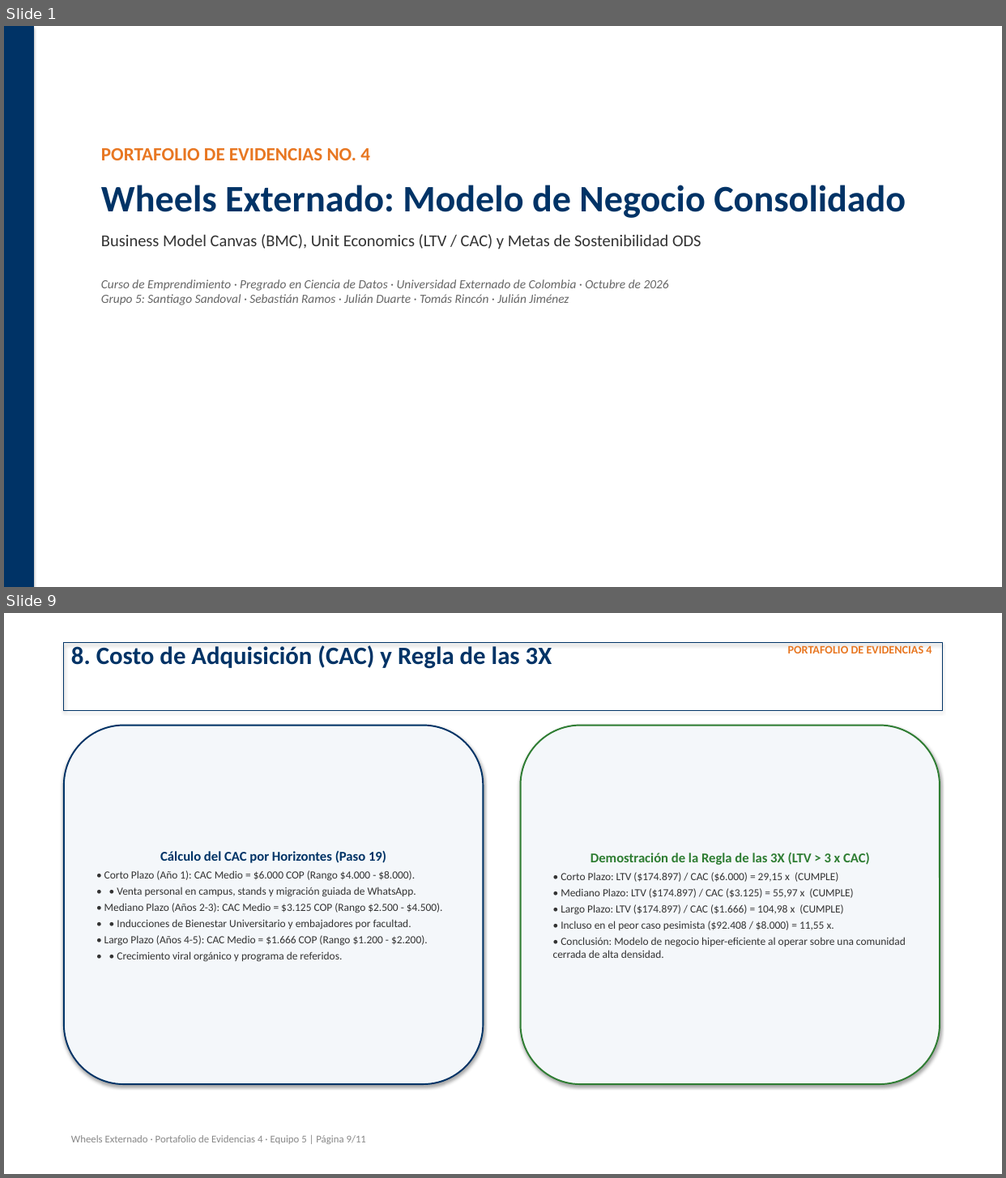
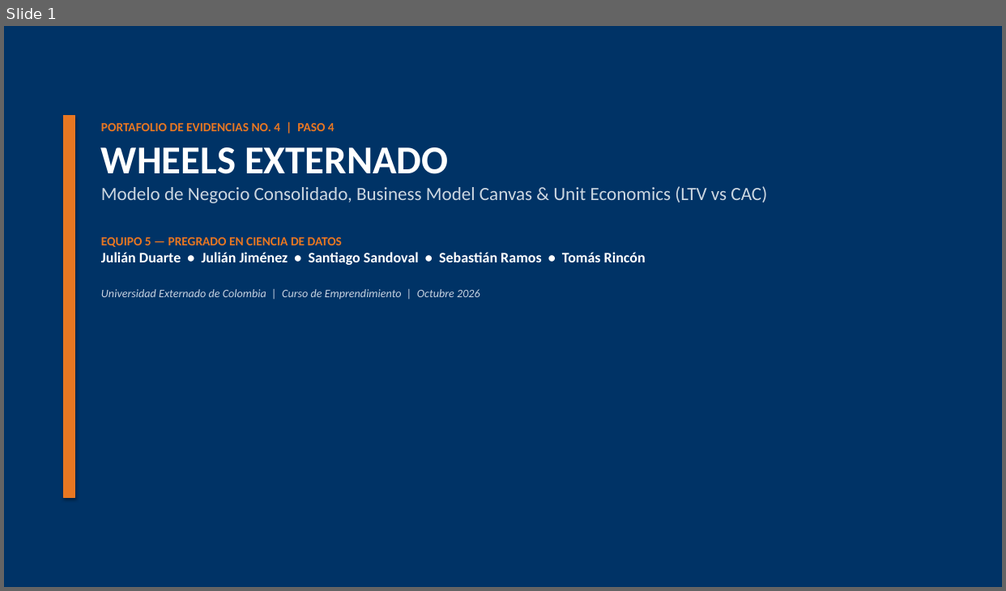
Before and after one commit to Juliand10x/Emprendimiento, a slide deck: 01_Proyecto_Wheels_Externado/Portafolio_de_Evidencias_4/Entregables/Portafolio de evidencias 4 - Equipo 5 - Presentación.pptx. Shown one above the other, each under a label of ours: slides 1 and 9 before the commit, slide 1 after it; the slides between them are not shown. The pictures are 1006x1178 and 1006x591 pixels, drawn with LibreOffice and Linux fonts; fonts in the diff are those of the drawing. Boxes give left, top, right and bottom in pixels: in the first picture for what was removed or moved away, otherwise in the second. Text is boxed around its words. In the diff, an @@ line names an element or a change of style, - is before the commit and + after.

Commit message:
feat(Portafolio 4): Rediseñar presentación ejecutiva PPTX (14 slides) y estructurar Excel LTV/CAC sustentado y justificado con datos de campo

```diff
--- a/01_Proyecto_Wheels_Externado/Portafolio_de_Evidencias_4/Entregables/Portafolio de evidencias 4 - Equipo 5 - Presentación.pptx
+++ b/01_Proyecto_Wheels_Externado/Portafolio_de_Evidencias_4/Entregables/Portafolio de evidencias 4 - Equipo 5 - Presentación.pptx
@@ slide 9 removed at (4, 613, 1002, 1174), background #FFFFFF @@
@@ rectangle removed at (64, 643, 942, 710) @@
@@ text removed at (71, 645, 552, 668) @@
-8. Costo de Adquisición (CAC) y Regla de las 3X
@@ text removed at (788, 645, 931, 653) @@
-PORTAFOLIO DE EVIDENCIAS 4
@@ rounded rectangle removed at (64, 726, 484, 1084) @@
-Cálculo del CAC por Horizontes (Paso 19)
-• Corto Plazo (Año 1): CAC Medio = $6.000 COP (Rango $4.000 - $8.000).
-• • Venta personal en campus, stands y migración guiada de WhatsApp.
-• Mediano Plazo (Años 2-3): CAC Medio = $3.125 COP (Rango $2.500 - $4.500).
-• • Inducciones de Bienestar Universitario y embajadores por facultad.
-• Largo Plazo (Años 4-5): CAC Medio = $1.666 COP (Rango $1.200 - $2.200).
-• • Crecimiento viral orgánico y programa de referidos.
@@ rounded rectangle removed at (521, 726, 940, 1084) @@
-Demostración de la Regla de las 3X (LTV > 3 x CAC)
-• Corto Plazo: LTV ($174.897) / CAC ($6.000) = 29,15 x (CUMPLE)
-• Mediano Plazo: LTV ($174.897) / CAC ($3.125) = 55,97 x (CUMPLE)
-• Largo Plazo: LTV ($174.897) / CAC ($1.666) = 104,98 x (CUMPLE)
-• Incluso en el peor caso pesimista ($92.408 / $8.000) = 11,55 x.
-• Conclusión: Modelo de negocio hiper-eficiente al operar sobre una comunidad cerrada de alta densidad.
@@ text removed at (71, 1135, 366, 1144) @@
-Wheels Externado · Portafolio de Evidencias 4 · Equipo 5 | Página 9/11
@@ slide 1 changed as well @@
@@ rectangle added at (4, 26, 1002, 587), fill #003366, outline #003366 0.75 pt @@
@@ rectangle: place and size @@
-rectangle at (4, 26, 34, 587)
+rectangle at (64, 116, 75, 497)
@@ rectangle at (64, 116, 75, 497): fill #003366 to #E87722; outline none to #E87722 0.75 pt @@
@@ text at (101, 123, 767, 300): text changed; size 12 to 18 pt; text colour #666666 to #FFFFFF; bold on; italic off @@
-PORTAFOLIO DE EVIDENCIAS NO. 4
-Wheels Externado: Modelo de Negocio Consolidado
-Business Model Canvas (BMC), Unit Economics (LTV / CAC) y Metas de Sostenibilidad ODS
-Curso de Emprendimiento · Pregrado en Ciencia de Datos · Universidad Externado de Colombia · Octubre de 2026
-Grupo 5: Santiago Sandoval · Sebastián Ramos · Julián Duarte · Tomás Rincón · Julián Jiménez
+PORTAFOLIO DE EVIDENCIAS NO. 4 | PASO 4
+WHEELS EXTERNADO
+Modelo de Negocio Consolidado, Business Model Canvas & Unit Economics (LTV vs CAC)
+EQUIPO 5 — PREGRADO EN CIENCIA DE DATOS
+Julián Duarte • Julián Jiménez • Santiago Sandoval • Sebastián Ramos • Tomás Rincón
+Universidad Externado de Colombia | Curso de Emprendimiento | Octubre 2026
```
Also in this commit, not shown: 1 other slide changed, 12 slides added, 8 other slides removed, 1 other file.
